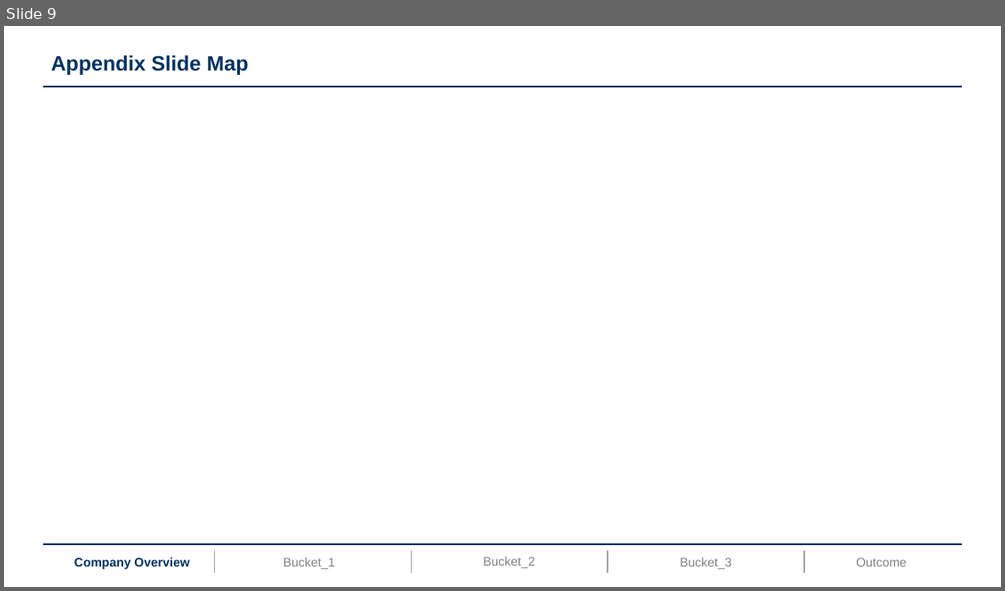
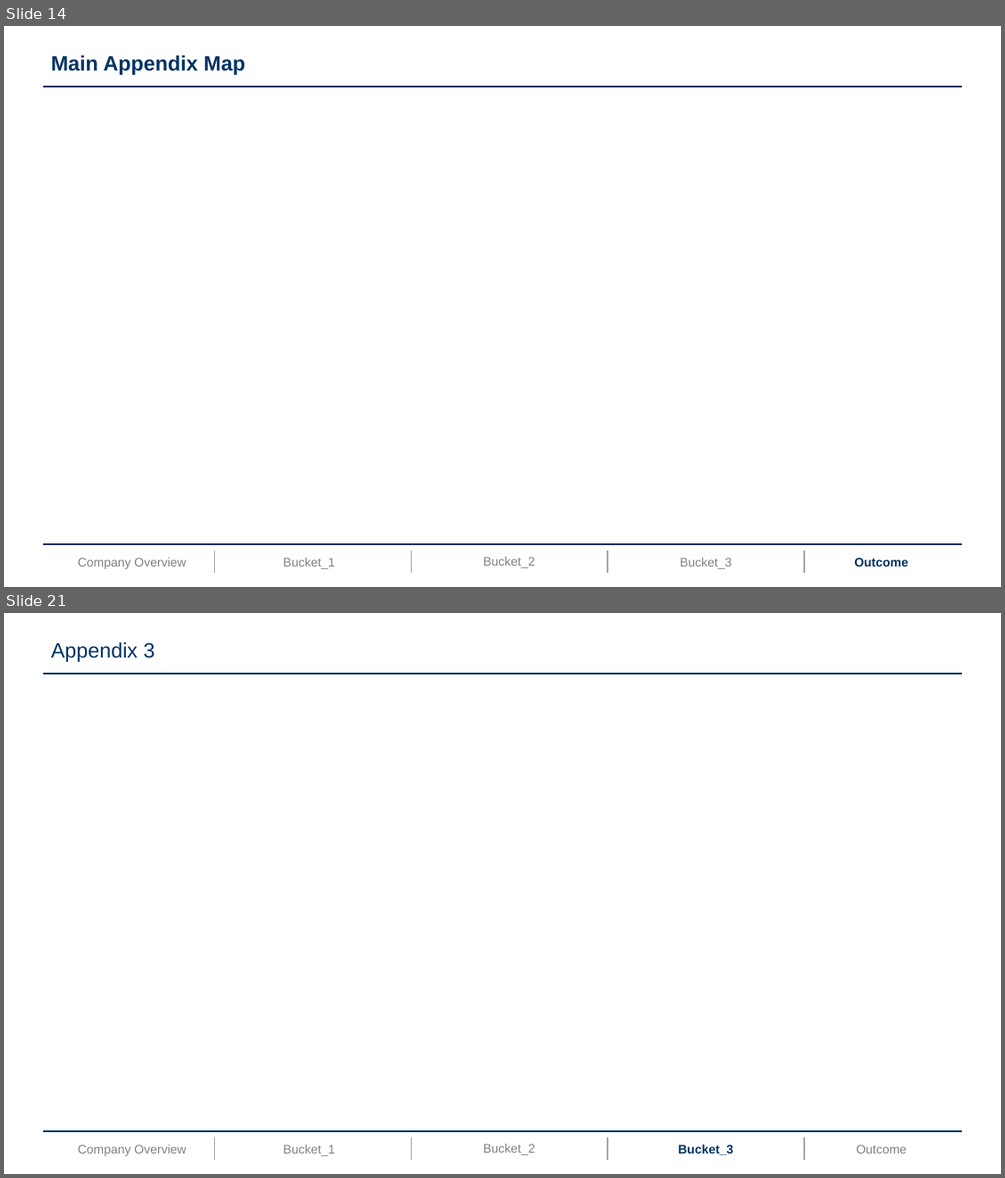
Before and after one commit to lauriercaseteam/lauriercaseteam.github.io, a slide deck: files/base_deck.pptm. Shown one above the other, each under a label of ours: slide 9 before the commit, slides 14 and 21 after it; the slides between them are not shown. The pictures are 1005x591 and 1005x1178 pixels, drawn with LibreOffice and Linux fonts; fonts in the diff are those of the drawing. Boxes give left, top, right and bottom in pixels: in the first picture for what was removed or moved away, otherwise in the second. Text is boxed around its words. In the diff, an @@ line names an element or a change of style, - is before the commit and + after.

```diff
--- a/files/base_deck.pptm
+++ b/files/base_deck.pptm
@@ slide 21 added at <box>4,613,1001,1174</box>, background #FFFFFF; not listed: 9 template elements that a slide beside it also shows @@
@@ title added at <box>51,642,155,662</box>, 20 pt, text #003263 @@
+Appendix 3
@@ text added at <box>678,1144,733,1155</box>, 12 pt, text #003263, bold @@
+Bucket_3
@@ text added at <box>856,1144,906,1153</box>, 12 pt, text #808080 @@
+Outcome
@@ what was slide 9 is now slide 14 @@
@@ slide 14 changed as well @@
@@ title at <box>51,55,245,75</box>: text changed @@
-Appendix Slide Map
+Main Appendix Map
@@ text "Company Overview" at <box>78,557,186,569</box>: text colour #003263 to #808080, bold off @@
@@ text "Outcome" at <box>854,557,908,566</box>: text colour #808080 to #003263, bold on @@
```
Also in this commit, not shown: 1 other slide changed, 22 other slides added, 7 slides removed, 4 other files.
